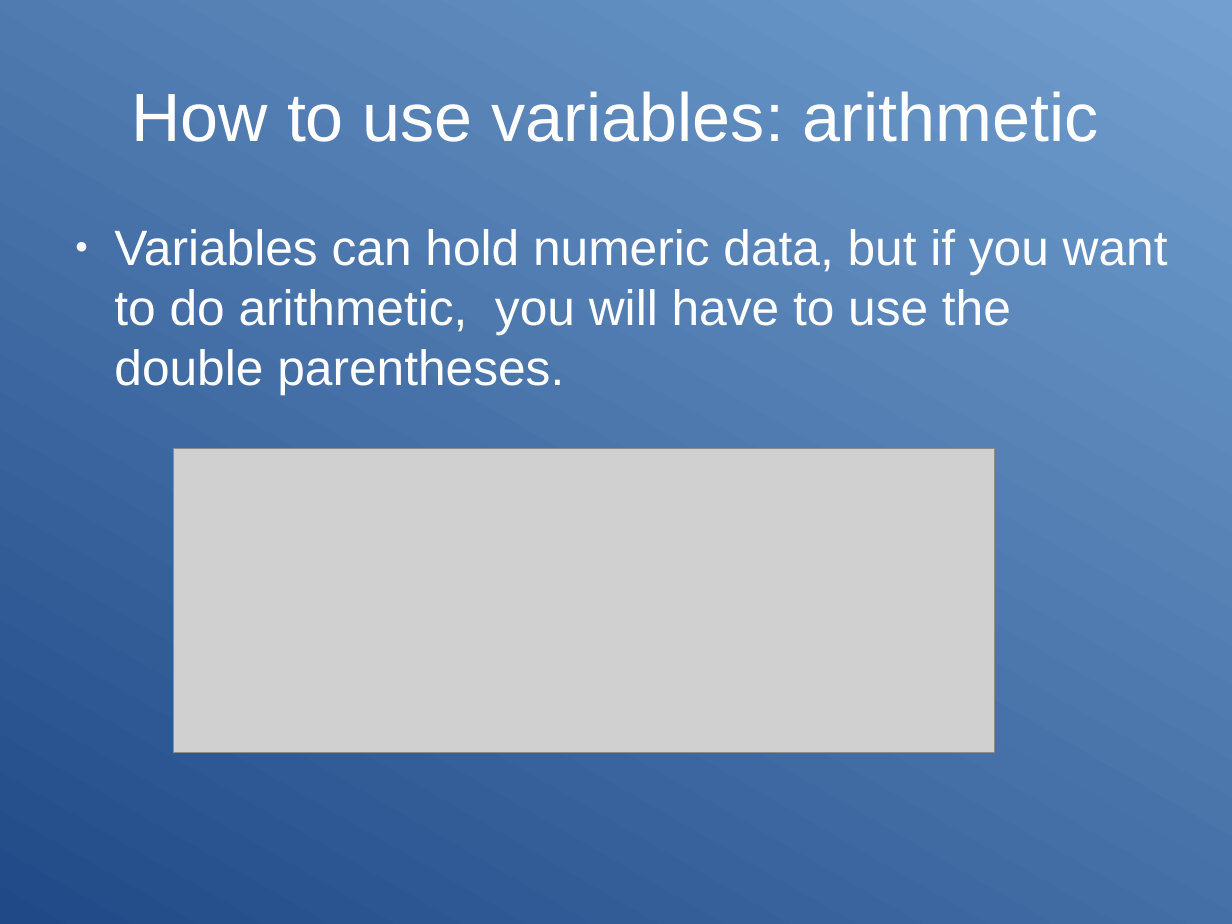
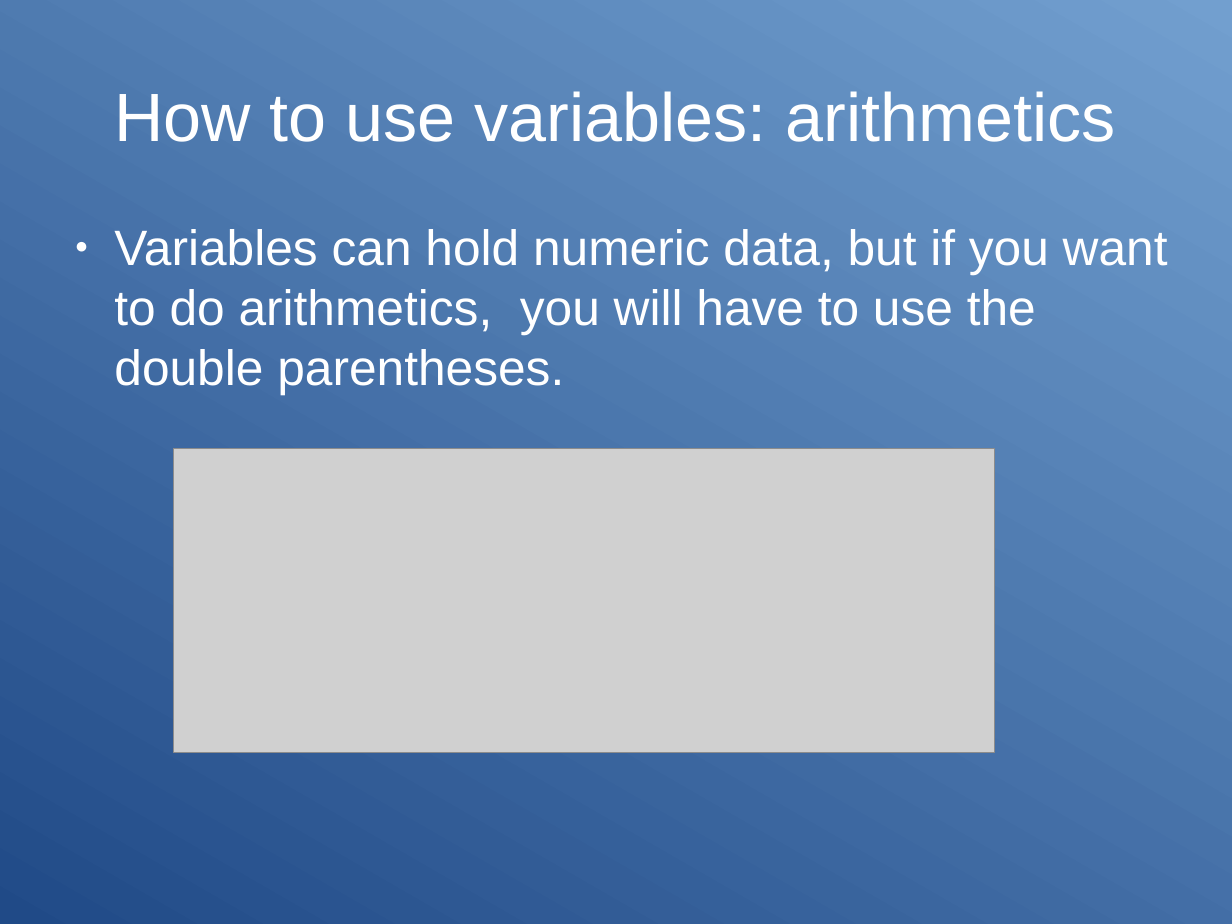
Before and after one commit to Clibre/An-introduction-to-bash, a slide deck: slide 81 of presentation.odp. Drawn at 1232x924 pixels with LibreOffice and Linux fonts; fonts in the diff are those of the drawing; grey boxes stand for pictures. Boxes give left, top, right and bottom in pixels: in the first picture for what was removed or moved away, otherwise in the second. Text is boxed around its words. In the diff, an @@ line names an element or a change of style, - is before the commit and + after.

```diff
--- a/presentation.odp
+++ b/presentation.odp
@@ title at (114,91,1116,142): text changed @@
-How to use variables: arithmetic
+How to use variables: arithmetics
@@ text at (114,229,1168,394): text changed @@
-● Variables can hold numeric data, but if you want to do arithmetic, you will have to use the double parentheses.
+● Variables can hold numeric data, but if you want to do arithmetics, you will have to use the double parentheses.
```
Also in this commit, not shown: 20 other slides changed, 1 slide added, 1 slide removed, 2 other files.
